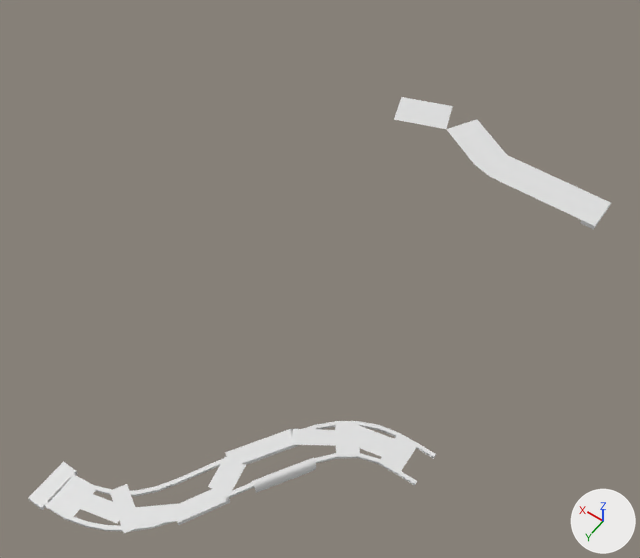
A saved change to the FBX model Content/Placeable/RoadModule/D5/SM_RoadModule_D5.fbx.
Before and after are seen from a 50 mm lens placed at (-24.2, 134.0, 135.9), pointed at (38.4, 46.4, -1.8). Every picture has the same lights, and +X, +Y and +Z are marked at lower right. Where no turn or scale is listed for an object, it has been applied to the vertices. Vertices at the same position are counted once.

The scene before the commit, as lines of its bpy script (objects in view):
```python
me_proccessroadmodule = bpy.data.meshes.new('proccessroadmodule')
me_proccessroadmodule.from_pydata(...)  # 1757 vertices, 1460 faces; spans x 0.0..53.3, y -10.9..112.0, z -2.3..0.2
me_proccessroadmodule.materials.append(mat_masked)  # light grey #e2e2e2
ob_proccessroadmodule = bpy.data.objects.new('proccessroadmodule', me_proccessroadmodule)
ob_proccessroadmodule.location = (0.0, 0.0, 0.0)
```
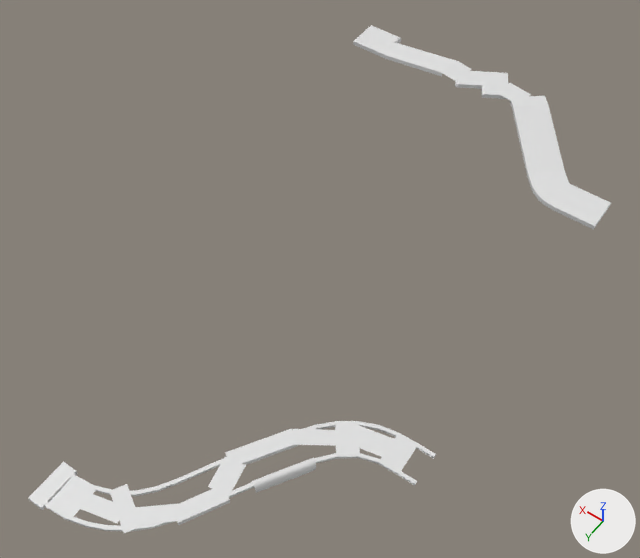
Boxes [x1, y1, x2, y2] around the edits, measured in the pictures (640 x 558 px; the box of a moved part takes in the faces that stretch with it):
'proccessroadmodule', reshaped (16% taller): before [28, 97, 611, 533]; after [28, 25, 611, 533]
part 1 of me_proccessroadmodule, added: after [497, 83, 531, 105]
part 2 of me_proccessroadmodule, added: after [353, 25, 471, 81]
part 3 of me_proccessroadmodule, added: after [455, 71, 508, 99]
part 4 of me_proccessroadmodule, added: after [402, 54, 443, 72]
part 5 of me_proccessroadmodule, moved or reshaped: before [394, 97, 571, 207]; after [510, 96, 581, 223]

The edits, one by one:
me_proccessroadmodule is used by ob_proccessroadmodule; location (0.0, 0.0, 0.0).
me_proccessroadmodule had 1757 vertices, 1460 faces and spanned x 0.0..53.3, y -10.9..112.0, z -2.3..0.2.
me_proccessroadmodule now has 2362 vertices, 1921 faces and spans x 0.0..75.1, y -27.2..112.0, z -2.5..3.2.
me_proccessroadmodule part 1: the loose piece of 42 vertices spanning x 41.6..46.9, y 104.6..110.8, z 0.0 is copied, and the copy is turned 78 degrees about the z axis through its middle, then moved by (-12.8, -127.1, 3.2); it spans x 28.1..34.8, y -22.3..-16.4, z 3.2.
me_proccessroadmodule part 2: a new loose piece of 323 vertices spanning x 43.5..75.1, y -27.2..-15.4, z -2.5..3.2, in mat_masked (light grey #e2e2e2).
me_proccessroadmodule part 3: a new loose piece of 139 vertices spanning x 32.0..46.4, y -25.0..-14.7, z 2.1..3.1, in mat_masked (light grey #e2e2e2).
me_proccessroadmodule part 4: a new loose piece of 58 vertices spanning x 50.3..60.4, y -21.7..-16.5, z -0.6..2.5, in mat_masked (light grey #e2e2e2).
me_proccessroadmodule part 5: 97 vertices moved from x 10.0..22.0, y -4.0..4.0, z 0.0 to x 9.0..21.0, y -8.7..4.0, z -1.0..0.9; 297 vertices removed from x 12.0..53.3, y -10.9..4.0, z 0.0; 340 vertices added at x 4.0..31.5, y -22.8..4.0, z -1.0..3.1.
